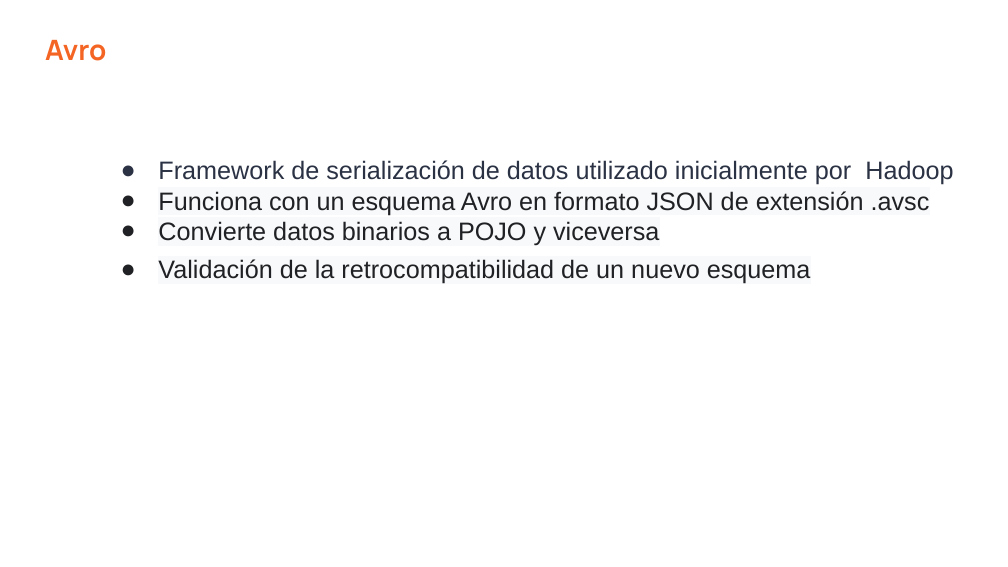
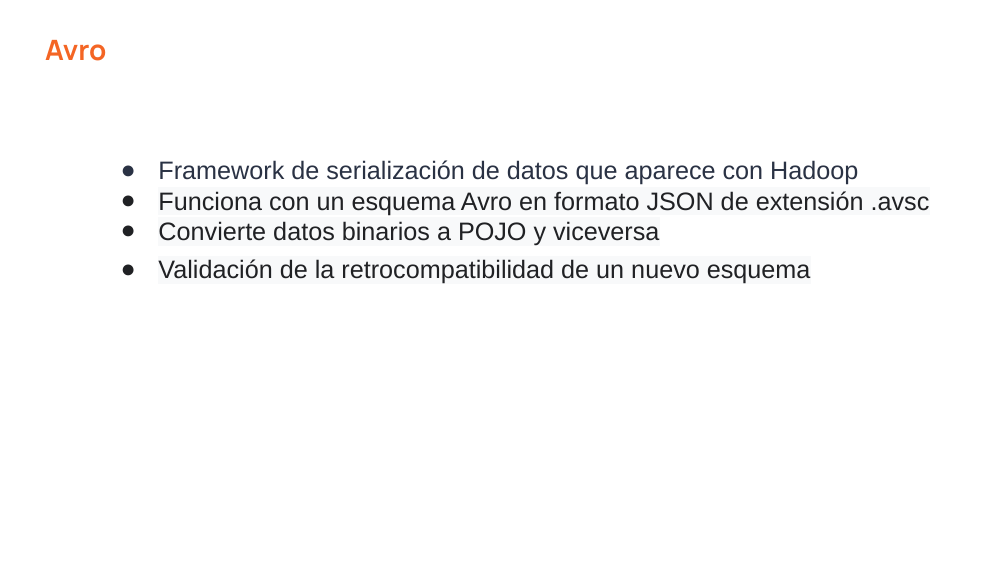
Before and after one commit to vass-engineering/102-spring-kafka-registry, a slide deck: slide 3 of docs/Kafka-GobernanzaDeEsquema.pptx. Drawn at 1008x567 pixels with LibreOffice and Linux fonts; fonts in the diff are those of the drawing. Boxes give left, top, right and bottom in pixels: in the first picture for what was removed or moved away, otherwise in the second. Text is boxed around its words. In the diff, an @@ line names an element or a change of style, - is before the commit and + after.

Commit message:
update slides

```diff
--- a/docs/Kafka-GobernanzaDeEsquema.pptx
+++ b/docs/Kafka-GobernanzaDeEsquema.pptx
@@ text at bbox=[158, 160, 858, 185]: text changed @@
-● Framework de serialización de datos utilizado inicialmente por Hadoop
+● Framework de serialización de datos que aparece con Hadoop
```
Also in this commit, not shown: 3 other slides changed, 1 slide added, 1 slide removed.
